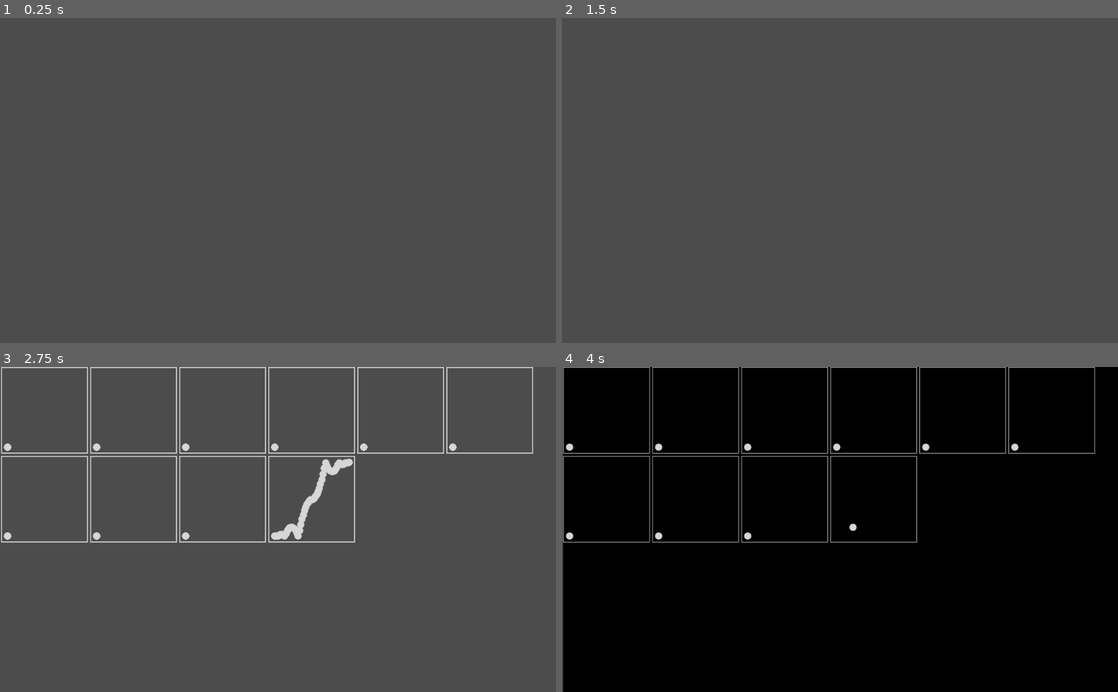
Above: before the commit, frames 1-4 (two rows, left to right).
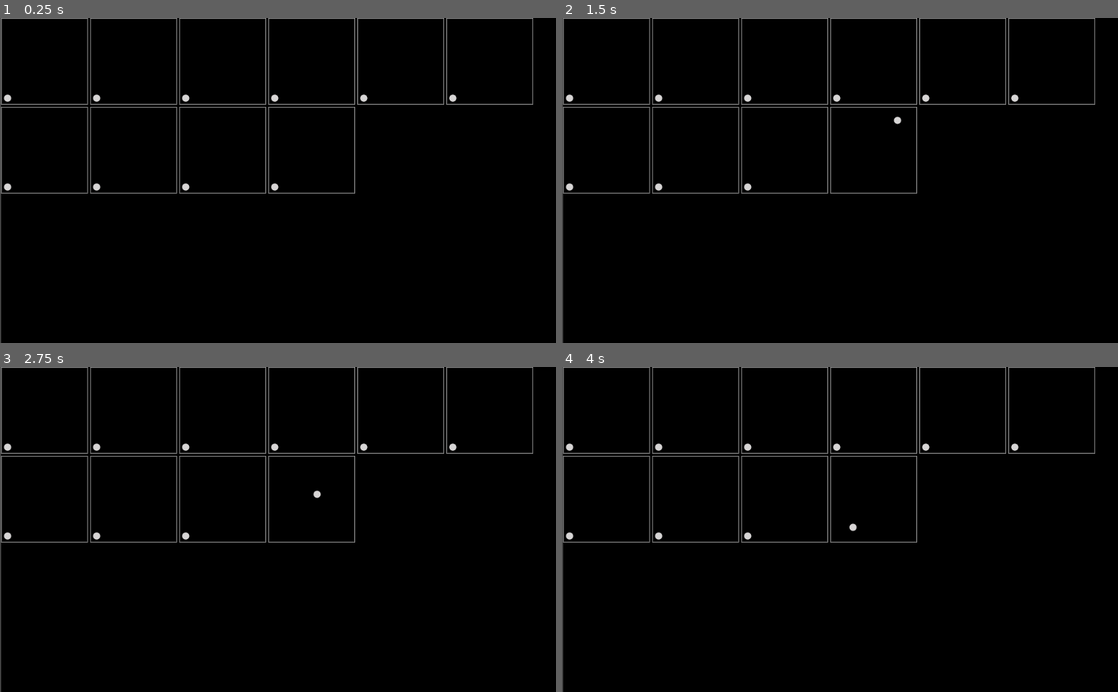
Above: after the commit, the same moments.

Repository: holyslav/TweenGodot
Game: Godot game, scene res://Main.tscn
Two runs of this game, one before a commit and one after it. Both use one fixed random seed, a clock stepped at 60 frames per second and the inputs below.
Inputs (mouse positions are in pixels of both pictures, inside the frame that each line leads up to):
- Up to frame 1 (0.25 s): no input
- Up to frame 2 (1.5 s): tap Enter at 0.5 s; click (840, 180) at 0.67 s; move the mouse to (728, 196) at 1.27 s; click (728, 196) at 1.42 s
- Up to frame 3 (2.75 s): move the mouse to (333, 458) at 2.02 s; click (333, 458) at 2.17 s
- Up to frame 4 (4 s): move the mouse to (812, 594) at 2.77 s; click (812, 594) at 2.92 s; move the mouse to (1006, 578) at 3.52 s; click (1006, 578) at 3.67 s

The runs differ from the first frame. In frame 1, 100% of the frame differs, in the area x 0-100%, y 0-100%; in frame 2, 100%; in frame 3, 100%; in frame 4, nothing differs.

Commit message:
Fix Blur

Diff:
--- a/Main.gd
+++ b/Main.gd
@@ -1,25 +1,8 @@
 extends Control
 
 func _ready():
-
-	$Viewport.size = get_viewport_rect().size
-	$Viewport/prev_frame.rect_size = get_viewport_rect().size
-
+	$Screen.texture = $Viewport.get_texture()
+	$Viewport/prev_frame.texture = $Viewport.get_texture()
 
 func _on_Main_gui_input(event):
 	get_tree().call_group("Items", "gui_input", event)
-
-onready var time = 0
-onready var init_prev = false
-onready var init_screen = false
-
-func _process(delta):
-	time+=1
-
-	if (time > 100 and not init_screen):
-		$Screen.texture = $Viewport.get_texture()
-		init_screen = true
-
-	if (time > 200 and not init_prev):
-		$Viewport/prev_frame.texture = $Viewport.get_texture()
-		init_prev = true
Not shown, changed: docs/index.html
Not shown, changed: docs/index.pck
